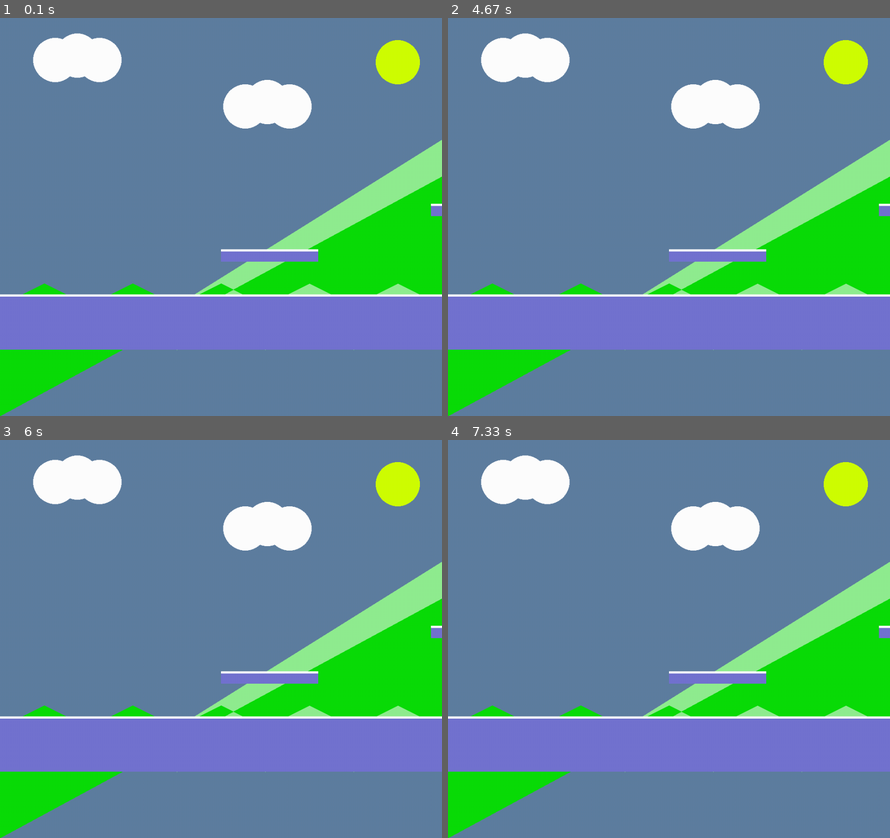
Above: before the commit, frames 1-4 (two rows, left to right).
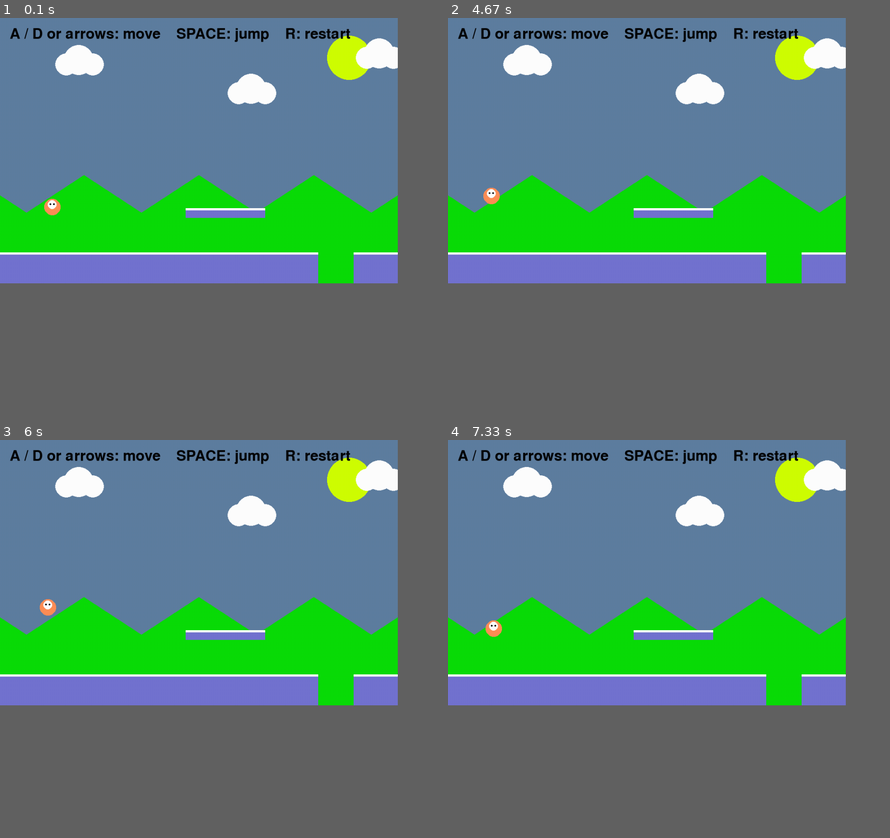
Above: after the commit, the same moments.

Repository: Innovators-for-Purpose/iFp-CS-Summer-Learning
Game: pygame game, started from MESD_Platformer/MyPlatformer.py
Two runs of this game, one before a commit and one after it. Both use one fixed random seed, a clock stepped at 60 frames per second and the inputs below.
Inputs:
- Up to frame 1 (0.1 s): no input
- Up to frame 2 (4.67 s): tap Space at 0.33, 2.95, 3.82, 4.48 s; tap R at 0.67 s; hold D 1.03-1.5 s; hold Up 1.53-2.2 s; hold D 2.23-2.92 s; hold A 3.75-4.38 s; hold Left from 4.42 s (still down)
- Up to frame 3 (6 s): release Left at 5.12 s; hold W 5.15-5.8 s; tap Space at 5.22, 5.9 s; hold Right from 5.83 s (still down)
- Up to frame 4 (7.33 s): release Right at 6.47 s; hold A 6.5-7.08 s; tap Space at 6.57, 7.18 s; hold Right from 7.12 s (still down)
The window is 900x810 before the commit and 810x540 after it. Grey fills any space a smaller window leaves; there, only what the larger window draws over its background counts as a difference.

The runs differ from the first frame. In frame 1, 50% of the frame differs, in the area x 0-100%, y 0-100%; in frame 2, 50%; in frame 3, 50%; in frame 4, 50%.

Commit message:
Attempted to fix all remaining errors

Diff:
--- a/MESD_Platformer/MyPlatformer.py
+++ b/MESD_Platformer/MyPlatformer.py
@@ -4,17 +4,13 @@
 
 
 
-Width, Height = 1000, 900
+Width, Height = 900, 600
 FPS = 60
 World_Width = 3600
-
-
-
-Player_Size = 20
-Move_Speed = 7.5
-Jump_Speed = -15
-Gravity = 0.75
-
+Player_Size = 37
+Move_Speed = 5
+Jump_Speed = -13
+Gravity = 0.6
 
 
 Sky = (95, 126, 160)
@@ -38,57 +34,47 @@
 
 def make_platforms():
     return [
-        pygame.Rect(0, 625, 850, 125),
-        pygame.Rect(750, 625, 600, 125),
-        pygame.Rect(1500, 625, 850, 125),
-        pygame.Rect(2250, 625, 1300, 125),
-        pygame.Rect(500, 523, 220, 28),
-        pygame.Rect(975, 420, 245, 28),
-        pygame.Rect(1300, 490, 175, 28),
-        pygame.Rect(1725, 440, 315, 28),
-        pygame.Rect(2225, 340, 285, 28),
-        pygame.Rect(2950, 430, 315, 28),
-        pygame.Rect(3700, 360, 285, 28),
-        pygame.Rect(4200, 525, 295, 28),
+        pygame.Rect(0, 530, 720, 70),
+        pygame.Rect(800, 530, 620, 70),
+        pygame.Rect(1510, 530, 720, 70),
+        pygame.Rect(2320, 530, 1280, 70),
+        pygame.Rect(420, 430, 180, 22),
+        pygame.Rect(960, 390, 190, 22),
+        pygame.Rect(1240, 470, 150, 22),
+        pygame.Rect(1660, 410, 210, 22),
+        pygame.Rect(1980, 330, 180, 22),
+        pygame.Rect(2470, 420, 210, 22),
+        pygame.Rect(2860, 350, 180, 22),
+        pygame.Rect(3200, 455, 190, 22),
 
     ]
 
 def draw_player(Surface, Player_Rect, Camera_X):
     Screen_Rect = Player_Rect.move(-Camera_X, 0)
-
-    pygame.draw.ellipse(Surface, Player_Color,
-Screen_Rect)
-
-    pygame.draw.circle(Surface, Player_Face,
-(Screen_Rect.centerx, Screen_Rect.top + 13), 10)
-
-    pygame.draw.circle(Surface, Ink, (Screen_Rect.centerx
-- 4, Screen_Rect.top + 12), 2)
-
-    pygame.draw.circle(Surface, Ink, (Screen_Rect.centerx
-+ 4, Screen_Rect.top + 12), 2)
+    pygame.draw.ellipse(Surface, Player_Color, Screen_Rect)
+    pygame.draw.circle(Surface, Player_Face, (Screen_Rect.centerx, Screen_Rect.top + 13), 10)
+    pygame.draw.circle(Surface, Ink, (Screen_Rect.centerx - 4, Screen_Rect.top + 12), 2)
+    pygame.draw.circle(Surface, Ink, (Screen_Rect.centerx + 4, Screen_Rect.top + 12), 2)
 
 
 def draw_background(Surface, Camera_X):
     Surface.fill(Sky)
-    pygame.draw.circle(Surface, Sun, (Width - 100, 100), 50)
+    pygame.draw.circle(Surface, Sun, (Width - 110, 90), 50)
 
 
-    for Cloud_X, Cloud_Y in ((125, 95), (555, 200), (1025, 475)):
-        X = Cloud_X - int(Camera_X * 0.15) % (Width + 200)
-        pygame.draw.circle(Surface, Cloud, (X, Cloud_Y),50)
-        pygame.draw.circle(Surface, Cloud, (X + 50, Cloud_Y - 10), 50)
-        pygame.draw.circle(Surface, Cloud, (X + 100, Cloud_Y), 50)
+    for Cloud_X, Cloud_Y in ((150, 105), (540, 170), (830, 90)):
+        X = Cloud_X - int(Camera_X * 0.15) % (Width + 240)
+        pygame.draw.circle(Surface, Cloud, (X, Cloud_Y), 25)
+        pygame.draw.circle(Surface, Cloud, (X + 28, Cloud_Y - 10), 34)
+        pygame.draw.circle(Surface, Cloud, (X + 60, Cloud_Y), 25)
 
-    for offset, Color, height in ((0, Hill_Far, 150),
-    (50, Hill_Near, 250)):
-        points = [(0, Height), (0, Height - height)]
-        for World_X in range(-200, World_Width + 200, 200):
+    for offset, Color, height in ((0.18, Hill_Far, 110),(0.32, Hill_Near, 160)):
+        points = [(-200, Height), (-200, Height - height)]
+        for World_X in range(-200, World_Width + 400, 260):
             Screen_X = World_X - int(Camera_X * offset)
-            points.extend(((Screen_X, Height - height),
-        (Screen_X + 100, Height - height - 50), (Screen_X
-    + 200, Height - height)))
-        points.append((Width + 200, height))
+            points.extend(((Screen_X, Height - height), (Screen_X + 130, Height - height - 85),
+                           (Screen_X + 260, Height - height)))
+        points.append((Width + 200, Height))
         pygame.draw.polygon(Surface, Color, points)
 
 
@@ -118,7 +104,7 @@
 
 def main(window):
     Platforms = make_platforms()
-    player = pygame.Rect(100, 400, Player_Size, Player_Size)
+    Player = pygame.Rect(100, 400, Player_Size, Player_Size)
     Velocity = pygame.Vector2(0, 0)
     Camera_X = 0
     On_Ground = False
@@ -132,33 +118,38 @@
             if event.type == pygame.QUIT:
                 pygame.quit()
                 sys.exit()
-            if event.type == pygame.KEYDOWN and event.key in (pygame.K_SPACE,
-            pygame.K_w, pygame.K_UP):
+            if event.type == pygame.KEYDOWN and event.key in (pygame.K_SPACE, pygame.K_w, pygame.K_UP):
                 if On_Ground and not won:
                     Velocity.y = Jump_Speed
             if event.type == pygame.KEYDOWN and event.key == pygame.K_r:
-                player.topleft = (120, 490)
+                Player.topleft = (100, 470)
                 Velocity.update(0, 0)
                 won = False
+
             keys = pygame.key.get_pressed()
-            Velocity.x = (
-                 (keys[pygame.K_d] or keys[pygame.K_RIGHT]) * Move_Speed
-            - (keys[pygame.K_a] or keys[pygame.K_LEFT]) * Move_Speed
-            )
+            Velocity.x = ((keys[pygame.K_d] or keys[pygame.K_RIGHT]) * Move_Speed - (keys[pygame.K_a] or keys[pygame.K_LEFT]) * Move_Speed)
             if not won:
-                On_Ground = Move_Player(player, Velocity, Platforms)
-            if player.top > Height:
-                player.topleft = (120, 490)
+                On_Ground = Move_Player(Player, Velocity, Platforms)
+            if Player.top > Height:
+                Player.topleft = (100, 470)
                 Velocity.update(0, 0)
-            Camera_X = max(0,
-            min(player.centerx - Width //
-            2, World_Width - Width))
-            draw_background(window,
-            Camera_X)
+            if Player.right >= World_Width - 180:
+                won = True
+
+
+
+            Camera_X = max(0, min(Player.centerx - Width // 2, World_Width - Width))
+            draw_background(window, Camera_X)
             for platform in Platforms:
                 visible = platform.move(-Camera_X, 0)
                 pygame.draw.rect(window, Platform_Side, visible)
                 pygame.draw.rect(window, Platform_Top, (visible.x, visible.y, visible.width, 5))
+                draw_player(window, Player, Camera_X)
+
+
+            hint = font.render("A / D or arrows: move    SPACE: jump    R: restart", True, Ink)
+            window.blit(hint, (22, 20))
+
             if won:
                 message = Big_Font.render("You Win!", True, Ink)
                 window.blit(message, (Width // 2 - message.get_width() // 2, 76))
--- a/PyGame/platformer.py
+++ b/PyGame/platformer.py
@@ -61,6 +61,7 @@
         pygame.draw.circle(surface, CLOUD, (x, cloud_y), 25)
         pygame.draw.circle(surface, CLOUD, (x + 28, cloud_y - 10), 34)
         pygame.draw.circle(surface, CLOUD, (x + 60, cloud_y), 25)
+    #offset
     for offset, color, height in ((0.18, HILL_FAR, 110), (0.32, HILL_NEAR, 160)):
         points = [(-200, HEIGHT), (-200, HEIGHT - height)]
         for world_x in range(-200, WORLD_WIDTH + 400, 260):
